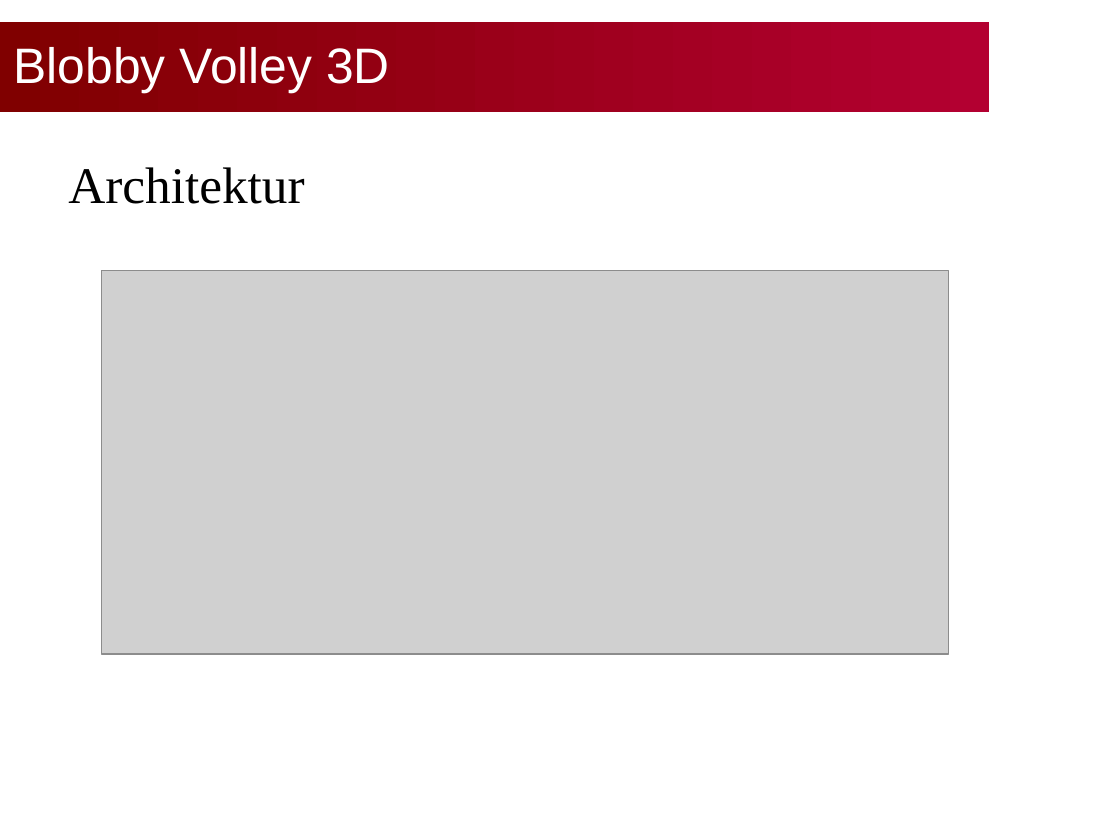
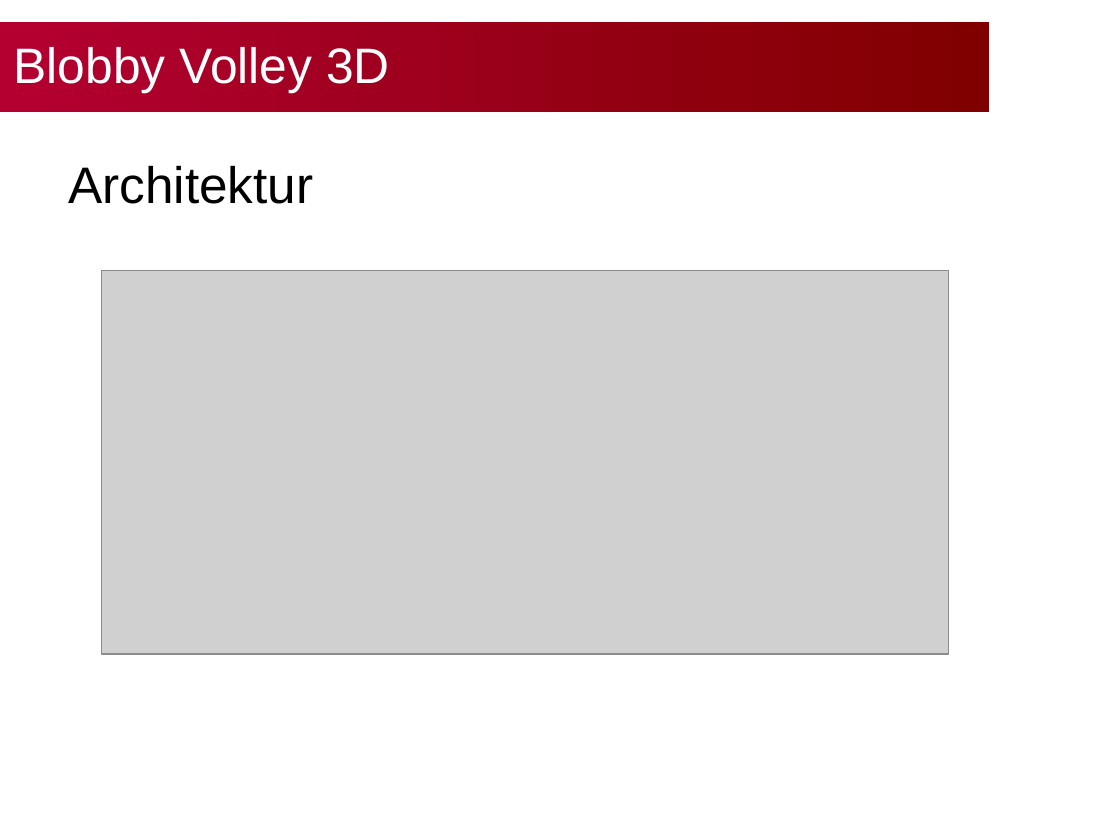
Before and after one commit to bwasty/blobby-volley-3d, a slide deck: slide 7 of Präsentationen/Slides-Abschlusspräsentation.ppt (slide 3 before the commit). Drawn at 1120x840 pixels with LibreOffice and Linux fonts; fonts in the diff are those of the drawing; grey boxes stand for pictures; background and template pictures are left out. Boxes give left, top, right and bottom in pixels: in the first picture for what was removed or moved away, otherwise in the second. Text is boxed around its words. In the diff, an @@ line names an element or a change of style, - is before the commit and + after.

```diff
--- a/Präsentationen/Slides-Abschlusspräsentation.ppt
+++ b/Präsentationen/Slides-Abschlusspräsentation.ppt
@@ title "Blobby Volley 3D" at (0,22,989,112): fill gradient #B30031 to #800000 to gradient #800000 to #B30031 @@
@@ text "Architektur" at (68,165,313,204): font Times New Roman to Arial; indent changed @@
```
Also in this commit, not shown: 7 other slides changed, 3 slides added, 1 slide removed.
